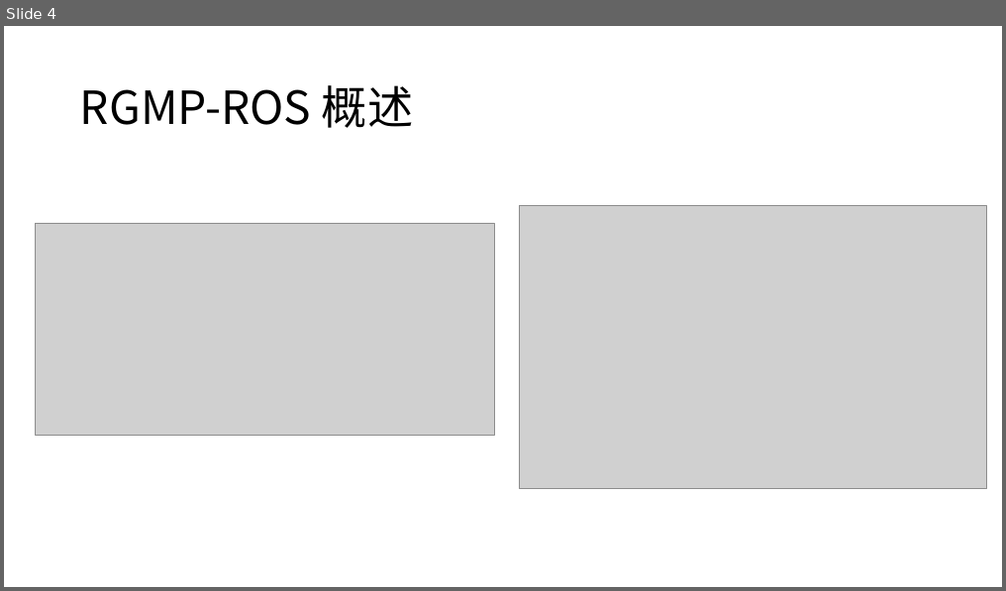
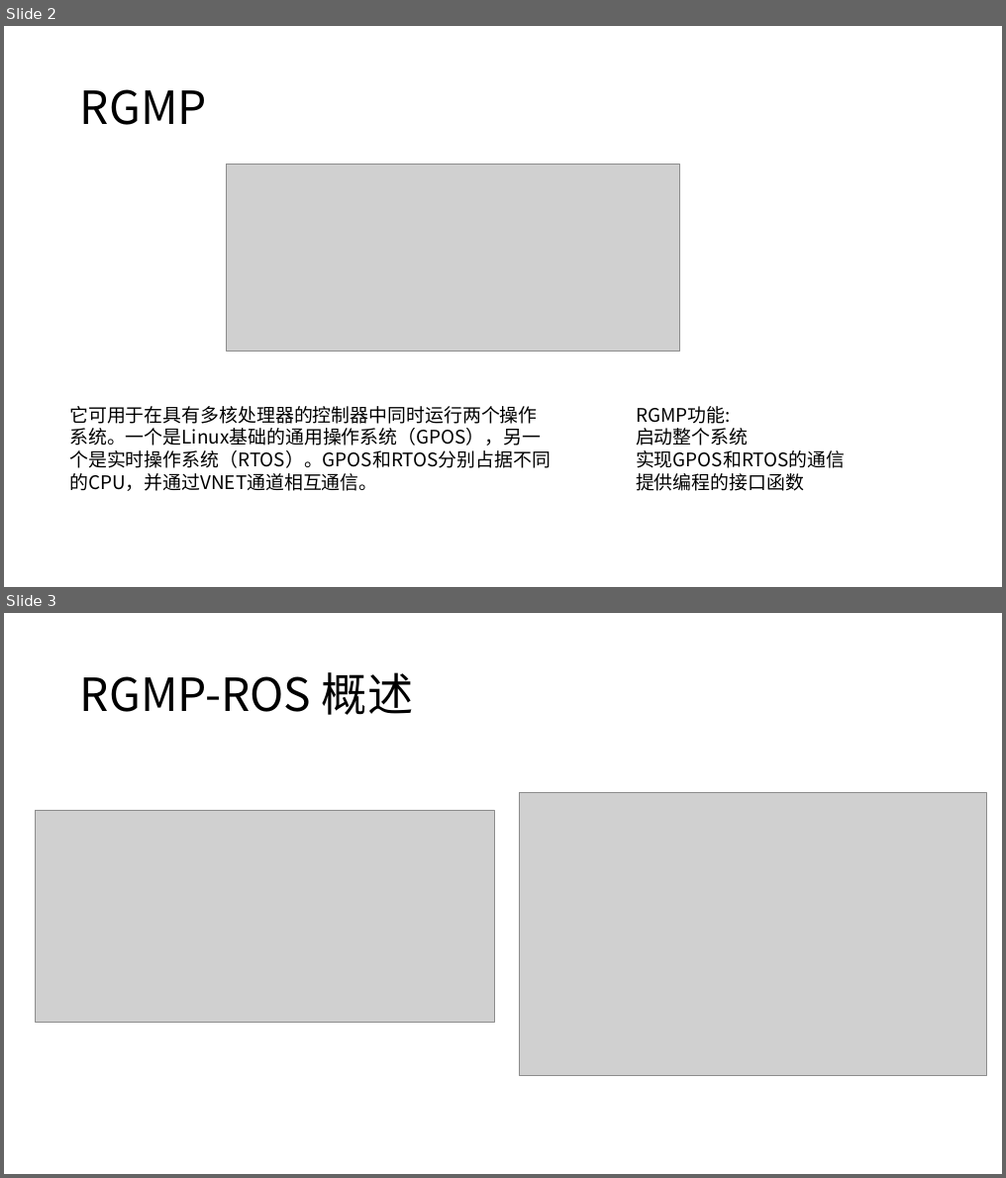
Before and after one commit to ArthurWANGZHE/plct, a slide deck: Task19/RGMP_ROS.pptx. Shown one above the other, each under a label of ours: slide 4 before the commit, slides 2 and 3 after it. The pictures are 1006x591 and 1006x1178 pixels, drawn with LibreOffice and Linux fonts; fonts in the diff are those of the drawing; grey boxes stand for pictures. Boxes give left, top, right and bottom in pixels: in the first picture for what was removed or moved away, otherwise in the second. Text is boxed around its words. In the diff, an @@ line names an element or a change of style, - is before the commit and + after.

```diff
--- a/Task19/RGMP_ROS.pptx
+++ b/Task19/RGMP_ROS.pptx
@@ slide 2 added at [4,26,1002,587], background #FFFFFF @@
@@ title added at [80,89,207,125], 44 pt, text #000000 @@
+RGMP
@@ picture added at [227,165,679,351] @@
@@ text added at [69,406,550,491], 18 pt, text #000000 @@
+它可用于在具有多核处理器的控制器中同时运行两个操作系统。一个是Linux基础的通用操作系统（GPOS），另一个是实时操作系统（RTOS）。GPOS和RTOS分别占据不同的CPU，并通过VNET通道相互通信。
@@ text added at [636,406,845,491], 18 pt, text #000000 @@
+RGMP功能:
+启动整个系统
+实现GPOS和RTOS的通信
+提供编程的接口函数
@@ what was slide 4 is now slide 3 @@
```
Also in this commit, not shown: 3 slides changed, 2 other slides added, 4 slides removed, 2 other files.
